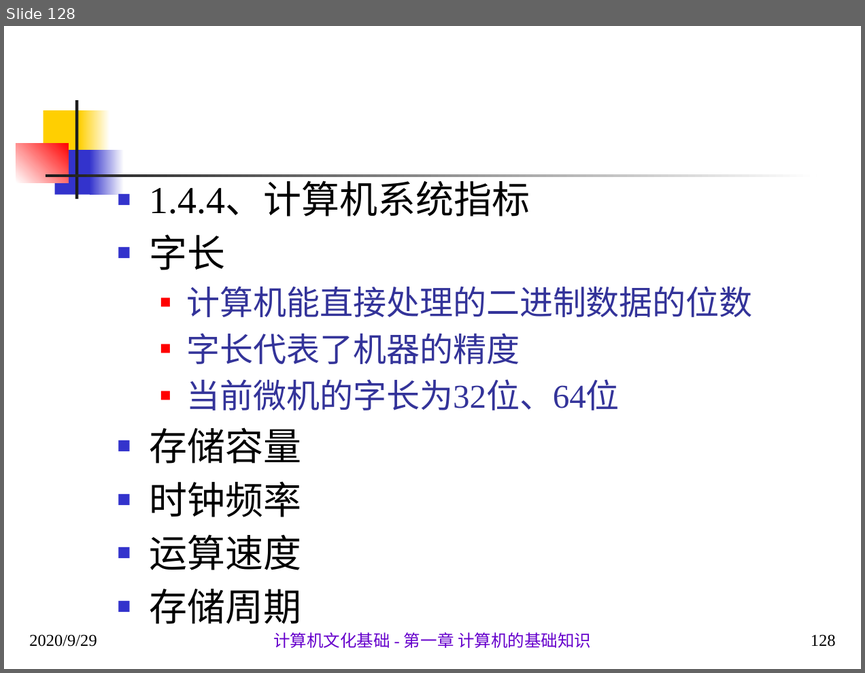
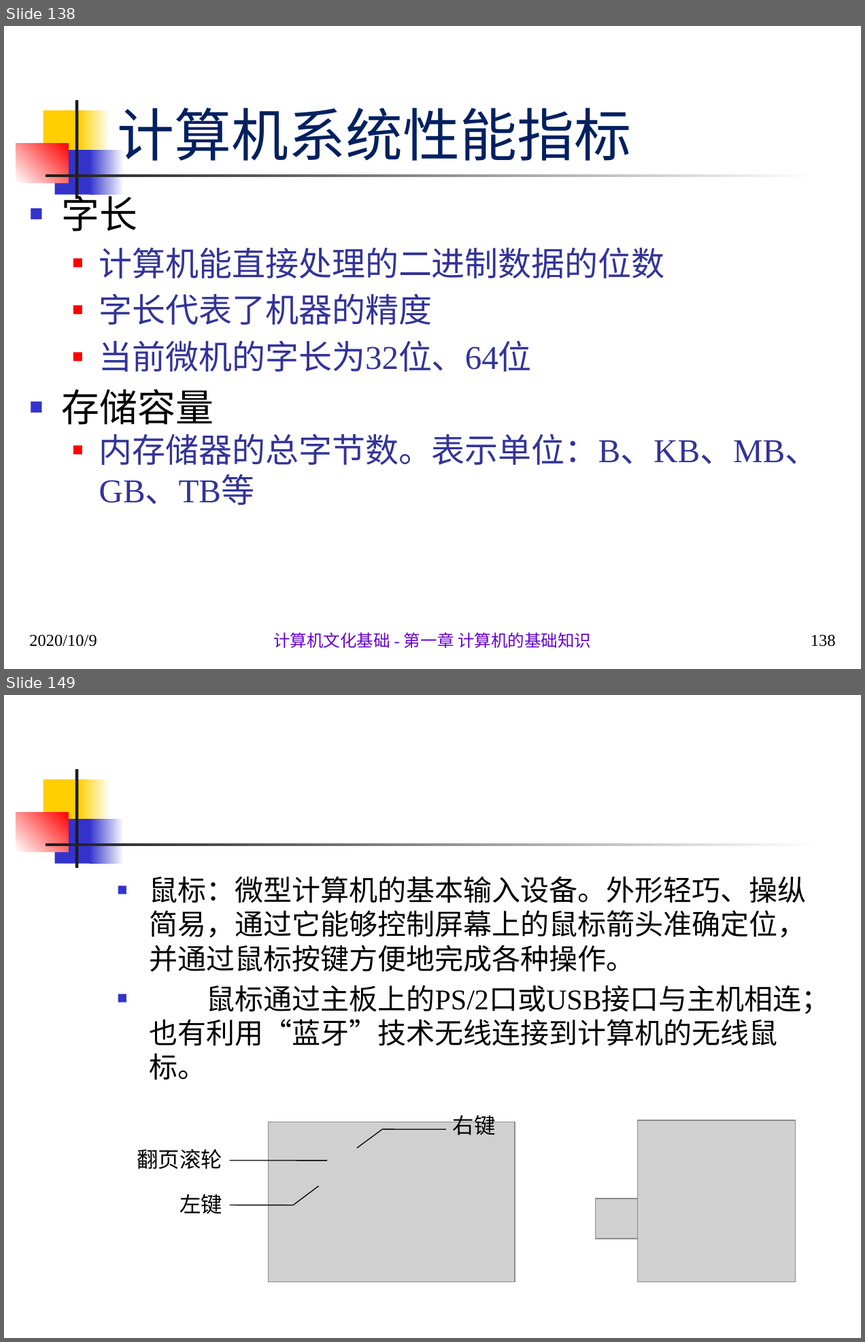
Before and after one commit to sans123wx/class, a slide deck: 计算机应用基础/第1章计算机基础/第1.1章 计算机概述 .pptx. Shown one above the other, each under a label of ours: slide 128 before the commit, slides 138 and 149 after it; the slides between them are not shown. The pictures are 865x673 and 865x1342 pixels, drawn with LibreOffice and Linux fonts; fonts in the diff are those of the drawing; grey boxes stand for pictures. Boxes give left, top, right and bottom in pixels: in the first picture for what was removed or moved away, otherwise in the second. Text is boxed around its words. In the diff, an @@ line names an element or a change of style, - is before the commit and + after.

```diff
--- a/计算机应用基础/第1章计算机基础/第1.1章 计算机概述 .pptx
+++ b/计算机应用基础/第1章计算机基础/第1.1章 计算机概述 .pptx
@@ slide 149 added at bbox=[4, 695, 861, 1338], background #FFFFFF; not listed: 7 template elements that a slide beside it also shows @@
@@ text added at bbox=[150, 876, 830, 1080], 24 pt, text #000000 @@
+■ 鼠标：微型计算机的基本输入设备。外形轻巧、操纵简易，通过它能够控制屏幕上的鼠标箭头准确定位，并通过鼠标按键方便地完成各种操作。
+■ 鼠标通过主板上的PS/2口或USB接口与主机相连；也有利用“蓝牙”技术无线连接到计算机的无线鼠标。
@@ group added at bbox=[109, 1106, 821, 1282]: 5 lines, 3 pictures, 3 texts, 1 rounded rectangle @@
+右键
+左键
+翻页滚轮
@@ what was slide 128 is now slide 138 @@
@@ slide 138 changed as well @@
@@ title added at bbox=[117, 108, 631, 161], 48 pt, text #002060 @@
+计算机系统性能指标
@@ text "字长": place and size @@
-text "字长" at bbox=[150, 184, 753, 624]
+text "字长" at bbox=[62, 189, 819, 505]
@@ text at bbox=[150, 184, 530, 216]: paragraph removed @@
-■ 1.4.4、计算机系统指标
@@ text at bbox=[99, 433, 819, 505]: text changed; size 32 to 28 pt; text colour #000000 to #333399 @@
-■ 时钟频率
-■ 运算速度
-■ 存储周期
+  ■ 内存储器的总字节数。表示单位：B、KB、MB、GB、TB等
@@ text at bbox=[29, 634, 96, 646]: text changed @@
-2020/9/29
+2020/10/9
@@ page number at bbox=[810, 634, 836, 646]: text changed @@
-128
+138
```
Also in this commit, not shown: 87 other slides changed, 15 other slides added, 2 other files.
